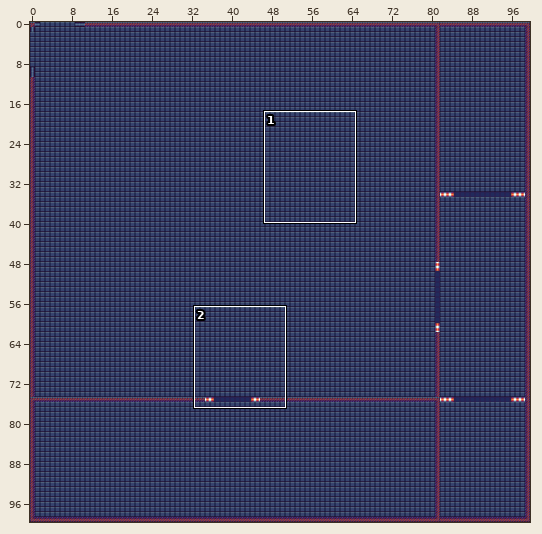
An edit to a level. Tiled map, data/map.tmx. Above, an overview of the earlier version with the close-up marked.
Close-up. Earlier state:
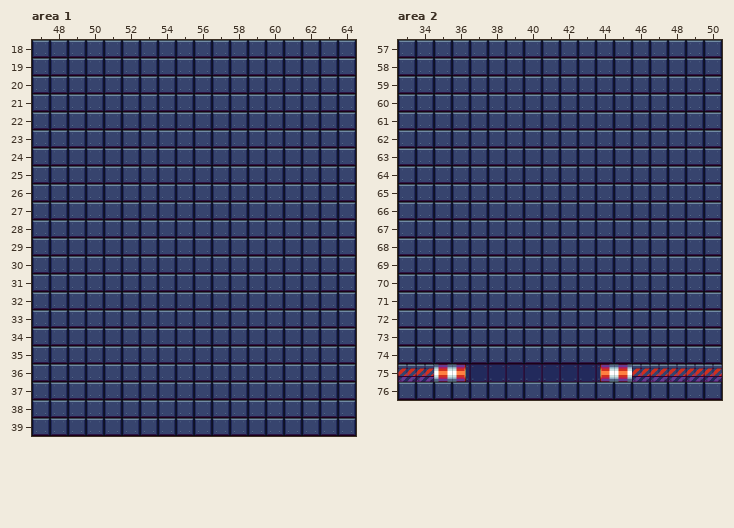
Cells are 32x32 px. Shown: area 1 x 47..64, y 18..39; area 2 x 33..50, y 57..76. The commit also changed other parts of the map, which this record leaves out.
And afterwards:
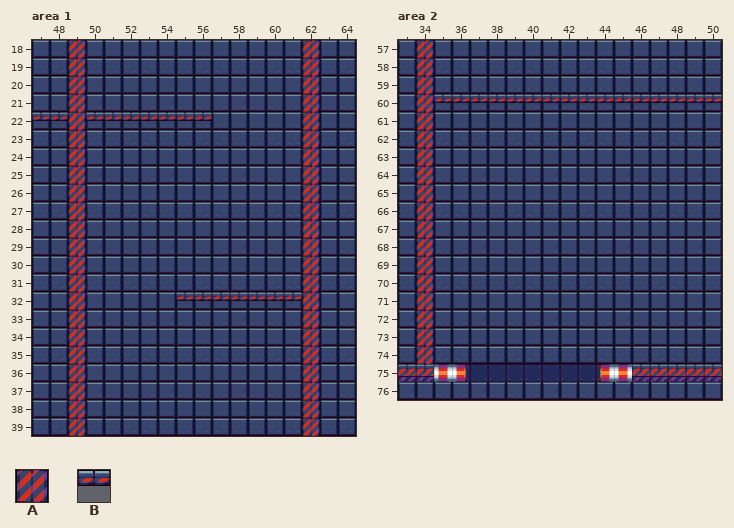
Key: from "TIleset": A 9 "IndustrialTile_68", B 22 "IndustrialTile_81".
_ is an empty cell, . an unchanged one.
Change:
--- layer "Walls", area 1
@@ x 47..62 @@
-18 .._............_
-19 .._............_
-20 .._............_
-21 .._............_
-22 __________....._
-23 .._............_
-24 .._............_
-25 .._............_
-26 .._............_
-27 .._............_
-28 .._............_
-29 .._............_
-30 .._............_
-31 .._............_
-32 .._.....________
-33 .._............_
-34 .._............_
-35 .._............_
-36 .._............_
-37 .._............_
-38 .._............_
-39 .._............_
+18 ..A............A
+19 ..A............A
+20 ..A............A
+21 ..A............A
+22 BBABBBBBBB.....A
+23 ..A............A
+24 ..A............A
+25 ..A............A
+26 ..A............A
+27 ..A............A
+28 ..A............A
+29 ..A............A
+30 ..A............A
+31 ..A............A
+32 ..A.....BBBBBBBA
+33 ..A............A
+34 ..A............A
+35 ..A............A
+36 ..A............A
+37 ..A............A
+38 ..A............A
+39 ..A............A
--- layer "Walls", area 2
@@ x 34..50 @@
-57 _................
-58 _................
-59 _................
-60 _________________
-61 _................
-62 _................
-63 _................
-64 _................
-65 _................
-66 _................
-67 _................
-68 _................
-69 _................
-70 _................
-71 _................
-72 _................
-73 _................
-74 _................
+57 A................
+58 A................
+59 A................
+60 ABBBBBBBBBBBBBBBB
+61 A................
+62 A................
+63 A................
+64 A................
+65 A................
+66 A................
+67 A................
+68 A................
+69 A................
+70 A................
+71 A................
+72 A................
+73 A................
+74 A................
